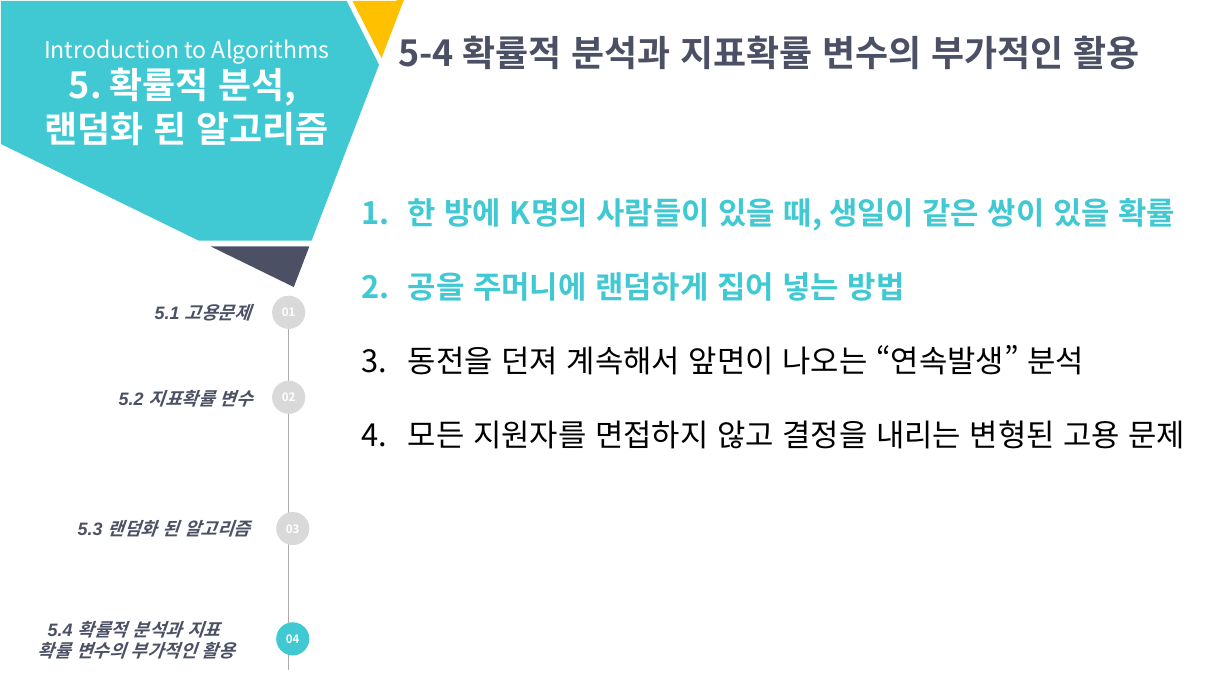
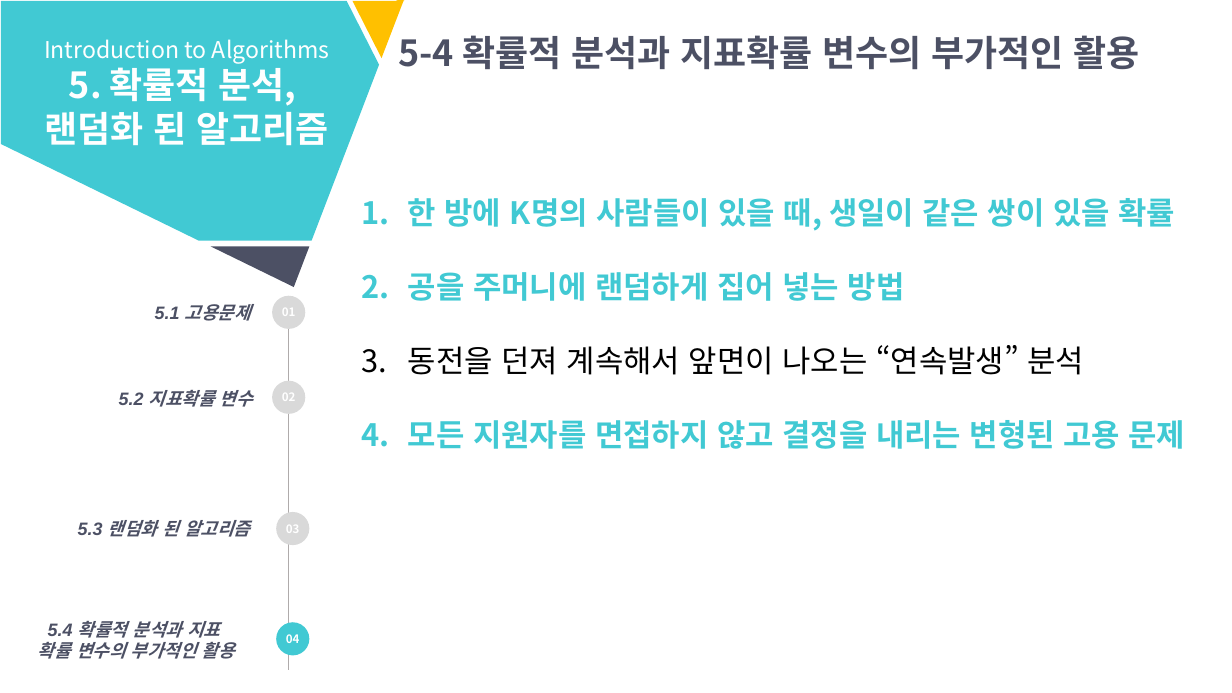
Before and after one commit to YeonWon123/2019_summer_algorithm, a slide deck: slide 23 of Week 4/태원_Week4_정리/5. 확률적 분석, 랜덤화된 알고리즘.pptx. Drawn at 1232x693 pixels with LibreOffice and Linux fonts; fonts in the diff are those of the drawing. Boxes give left, top, right and bottom in pixels: in the first picture for what was removed or moved away, otherwise in the second. Text is boxed around its words. In the diff, an @@ line names an element or a change of style, - is before the commit and + after.

```diff
--- a/Week 4/태원_Week4_정리/5. 확률적 분석, 랜덤화된 알고리즘.pptx
+++ b/Week 4/태원_Week4_정리/5. 확률적 분석, 랜덤화된 알고리즘.pptx
@@ text at <box>408,420,1186,449</box>: text colour #000000 to #41C9D3, bold on in "모든 지원자를 면접하지 않고 결정을 내리는 변형된 ..." @@
```
Also in this commit, not shown: 9 other slides changed, 15 slides added, 1 other file.
